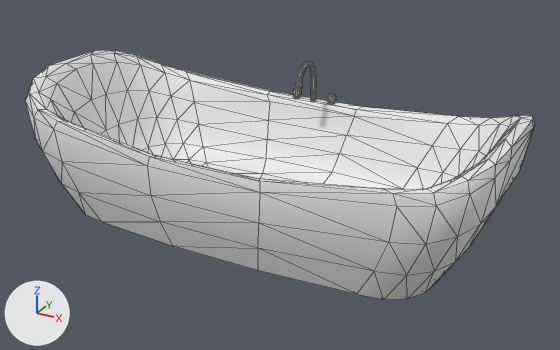
The FBX model Assets/Art/Furniture/obj_bathtub_2x1.FBX: old version first, new version second.
The view is the same before and after, from a 50 mm camera at (1.337, -2.318, 1.349) aimed at (0.063, -0.003, 0.192). Arrows for +X, +Y and +Z are at lower left; the lights stay in place. Mesh edges are drawn as thin lines. Vertices at the same position are counted once.

Objects in the first picture: 'obj_bathtub_2x1'.
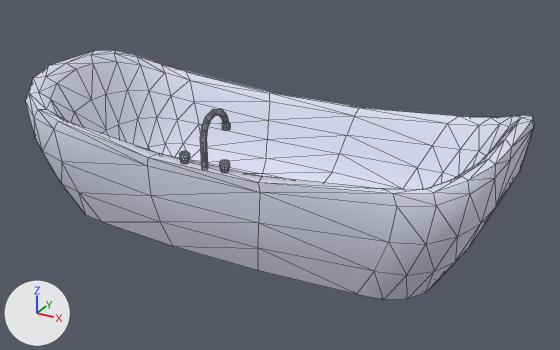
Changed parts and their boxes (x1, y1, x2, y2) in the pictures (560 x 350 px):
'obj_bathtub_2x1', recoloured, surface changed, turned: (26, 50, 535, 300) in both

What changed in the scene script:
```text
Add img_tex_furniture_jpg:
    img_tex_furniture_jpg = load_image('tex_furniture.jpg', 'tex_furniture.jpg', 64, 64, 'sRGB')
Add mat_material__36:
    mat_material__36 = principled_material('Material #36')
    mat_material__36.texture = img_tex_furniture_jpg
    mat_material__36.roughness = 0.859
Change me_mesh:
    where me_mesh.from_pydata(...)  # 555 vertices, 1072 faces; spans x -5.25..5.25, y -2.4..2.4, z 0.0..3.08
    used by ob_obj_bathtub_2x1; location = (0.0, 0.0, 0.0); scale = (0.174, 0.174, 0.174)
    me_mesh part 1: texture (UV) coordinates of 1072 of 1072 faces, centred in x -5.25..5.25, y -2.4..2.4, z 0.0..3.06, changed; they spanned u -1.11..1.48, v 0.0..2.33 and now span u 0.7..0.99, v 0.69..0.98
    add me_mesh.materials.append(mat_material__36)  # picture img_tex_furniture_jpg
Change ob_obj_bathtub_2x1:
    ob_obj_bathtub_2x1.rotation_euler: (0.0, 0.0, 0.0) -> (0.0, 0.0, -3.142)  # degrees (0, 0, 0) -> degrees (0, 0, -180)
```
